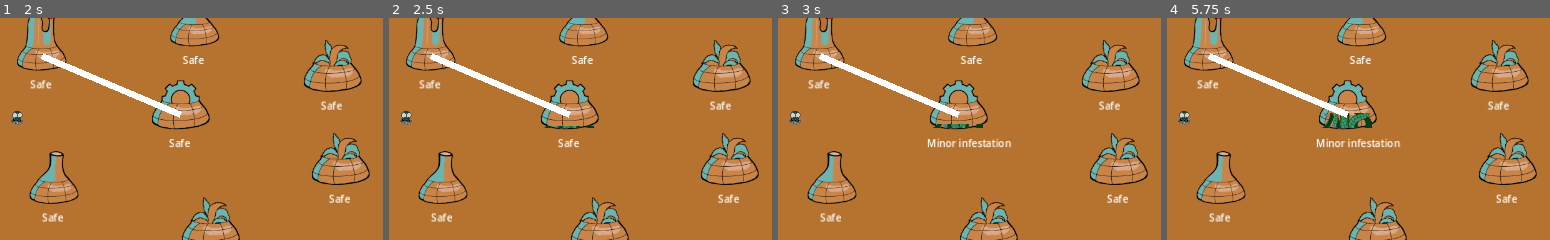
Above: before the commit, frames 1-4 (left to right).
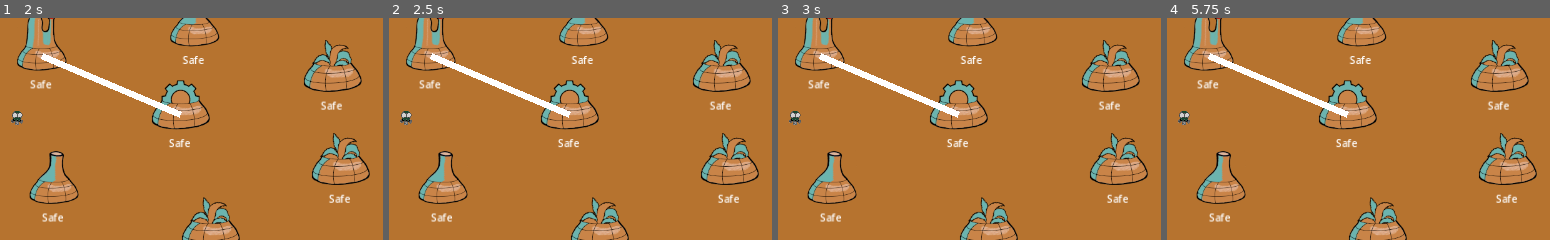
Above: after the commit, the same moments.

Repository: Aveli-games/contra-tentacula
Game: Godot game, scene res://main.tscn
Two runs of this game, one before a commit and one after it. Both use one fixed random seed, a clock stepped at 60 frames per second and the inputs below.
Inputs (mouse positions are % of the whole screen's width and height, from its top left):
- Up to frame 1 (2 s): click (84, 37) at 0.52 s; click (84, 37) at 1.27 s
- Up to frame 2 (2.5 s): click (84, 37) at 2.02 s
- Up to frame 3 (3 s): tap Enter at 2.75 s; move the mouse to (3, 24) at 2.77 s; click (3, 24) at 2.92 s
- Up to frame 4 (5.75 s): tap Space at 3.5, 5 s; move the mouse to (2, 36) at 3.52 s; click (2, 36) at 3.67 s; tap Enter at 4.25 s; move the mouse to (6, 29) at 4.27 s; click (6, 29) at 4.42 s; move the mouse to (3, 29) at 5.02 s; click (3, 29) at 5.17 s
The pictures show only the part of the screen within x 4-54%, y 7-57%; the shares and areas given below are measured in that part.

Frame 1 is identical in both runs. In frame 2, 0.1% of the frame differs, in the area x 40-54%, y 48-50%; in frame 3, 0.7%; in frame 4, 1.2%, in the area x 39-61%, y 42-59%.

Commit message:
test scene with dome connections

Diff:
--- a/autoloads/Globals.gd
+++ b/autoloads/Globals.gd
@@ -4,7 +4,7 @@
 enum ResourceType {NONE, FOOD, FUEL, PARTS, RESEARCH}
 
 var base_infestation_rate = .1
-const BASE_CONNECTOR_INFESTATION_RATE = 0.1
+var BASE_CONNECTOR_INFESTATION_RATE = 0.1
 
 var resources = {
 	"food": 0,
--- a/autoloads/dome_connections.gd
+++ b/autoloads/dome_connections.gd
@@ -3,7 +3,19 @@
 # connections represented as a "directed graph", i.e. each connection is directional
 var connections = []
 # visual representation of each connection
+# TODO: how to texture programmatically? or can we texture a scene and instantiate that programatically?
 var line_nodes = []
+
+
+func _process(delta):
+	for c in connections:
+		if c.infestation_progress > 0:
+			c.infestation_progress += Globals.BASE_CONNECTOR_INFESTATION_RATE * delta
+			print(c)
+		if c.infestation_progress > 1 && c.b.infestation_percentage == 0:
+			c.b.add_infestation(Globals.base_infestation_rate * delta)
+			print('spread infestation to: ', c.b.get_name())
+
 
 # dome_a, dome_b are references to dome nodes
 func connect_domes(dome_a: Area2D, dome_b: Area2D):
--- a/dome.gd
+++ b/dome.gd
@@ -30,8 +30,8 @@
 			infestation_stage = InfestationStage.UNINFESTED
 			$DomeStatus.text = "Safe"
 			infestation_rate = 0.0
-		if randf() < .01 && infestation_rate == 0: # Temp, infestation should be initiated by main eventually
-				infestation_rate += .1
+		#if randf() < .01 && infestation_rate == 0: # Temp, infestation should be initiated by main eventually
+				#infestation_rate += .1
 	elif infestation_percentage <= .50:
 		if infestation_stage != InfestationStage.MINOR:
 			infestation_stage = InfestationStage.MINOR
@@ -69,6 +69,10 @@
 # Only called when becomes fully infested
 func _on_fully_infested():
 	$DomeLostCountdownTimer.start(INFESTATION_COUNTDOWN)
+	#var me = self
+	#print(self.get_property_list())
+	##TODO: use signal in DomeConnections instead?
+	#DomeConnections.dome_start_spread(self.child_node.owner)
 
 func _on_dome_lost_countdown_timer_timeout():
 	$InfestationCheckTimer.stop()
--- /dev/null
+++ b/testing/test_spread.gd
@@ -0,0 +1,13 @@
+extends Node2D
+
+
+# Called when the node enters the scene tree for the first time.
+func _ready():
+	for d in [$Dome2, $Dome3, $Dome4, $Dome5]:
+		DomeConnections.connect_domes($Dome, d)
+	var line_nodes = DomeConnections.draw_connections()
+	for i in line_nodes:
+		add_child(i)
+
+	Globals.BASE_CONNECTOR_INFESTATION_RATE = 0.5
+	DomeConnections.dome_start_spread($Dome5)
--- /dev/null
+++ b/testing/test_spread.tscn
@@ -0,0 +1,22 @@
+[gd_scene load_steps=3 format=3 uid="uid://i4y5qoyv547g"]
+
+[ext_resource type="Script" path="res://testing/test_spread.gd" id="1_a4443"]
+[ext_resource type="PackedScene" uid="uid://dc3j5h50tp0m2" path="res://dome.tscn" id="1_tm6lj"]
+
+[node name="TestSpread" type="Node2D"]
+script = ExtResource("1_a4443")
+
+[node name="Dome2" parent="." instance=ExtResource("1_tm6lj")]
+position = Vector2(1088, 347)
+
+[node name="Dome" parent="." instance=ExtResource("1_tm6lj")]
+position = Vector2(829, 453)
+
+[node name="Dome3" parent="." instance=ExtResource("1_tm6lj")]
+position = Vector2(1079, 593)
+
+[node name="Dome4" parent="." instance=ExtResource("1_tm6lj")]
+position = Vector2(536, 588)
+
+[node name="Dome5" parent="." instance=ExtResource("1_tm6lj")]
+position = Vector2(547, 326)
Not shown: 1 places in dome.tscn that only renumber resources
